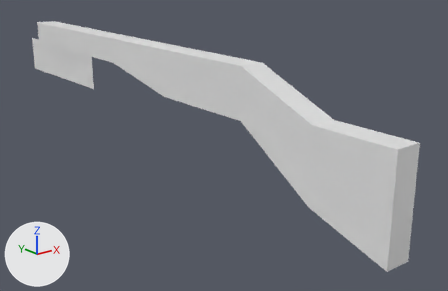
Renders of the FBX model Assets/Prefabs/Main Game/Troops/_Troop Meshes/Accessories/Musket.fbx from each side of a commit.
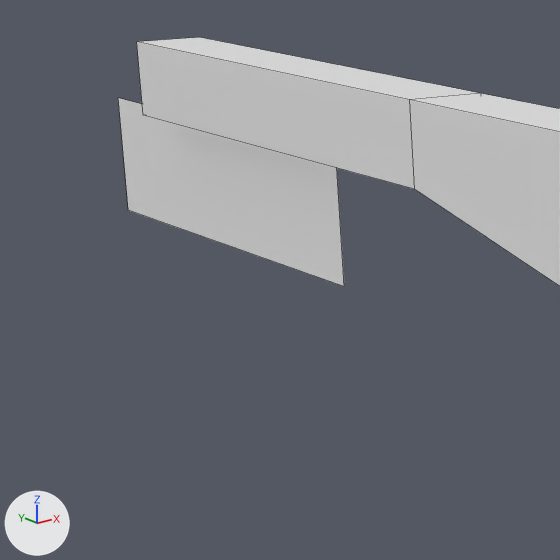
Each version appears first whole from a 50 mm lens placed at (-10.35, -8.3, 4.74), pointed at (1.5, 6.51, -1.19), and next in a close-up on the part from 0% to 34% of the width and 4% to 56% of the height. The lights are fixed; the arrows at lower left show +X, +Y and +Z. The last two pictures show the newer version. The close-ups show mesh edges as thin lines. Vertices at exactly the same position are counted once.
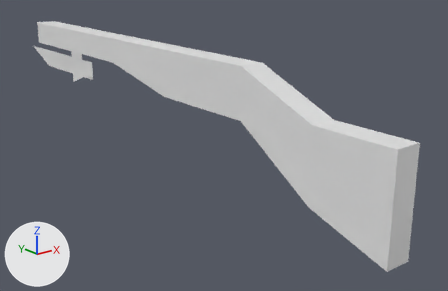
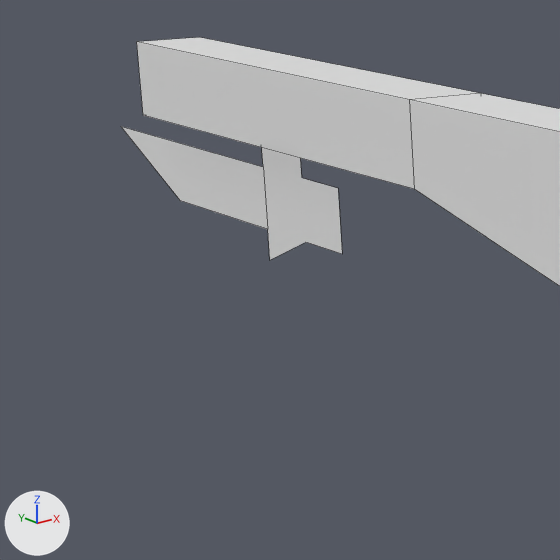
Boxes (x1, y1, x2, y2) around the edits, measured in the close-ups (560 x 560 px):
'Cube', reshaped: before (118, 37, 560, 286); after (121, 37, 560, 286)
part 1 of me_cube, cut back: before (118, 98, 344, 286); after (121, 126, 342, 260)

Patch to the scene script:
```diff
--- a/Assets/Prefabs/Main Game/Troops/_Troop Meshes/Accessories/Musket.fbx.py
+++ b/Assets/Prefabs/Main Game/Troops/_Troop Meshes/Accessories/Musket.fbx.py
@@ me_cube @@
 # used by ob_cube; location = (0.0, 0.0, 0.0)
 # verts and faces of me_cube; kept vertices keep their numbers, new ones are numbered from 28
 # before: 24 (0.0, 12.3, -0.1) at pixel (344, 286), 25 (0.0, 17.8, -0.1) at pixel (128, 210), 26 (0.0, 12.3, 1.2), 27 (0.0, 17.8, 1.2) at pixel (118, 97)
-me_cube.from_pydata(...)  # 28 vertices, 23 faces; spans x -0.4..0.4, y -1.3..17.8, z -1.7..2.0
+me_cube.from_pydata(...)  # 35 vertices, 24 faces; spans x -0.4..0.4, y -1.3..17.8, z -1.7..2.0
+# me_cube part 1
+delete_vertices([24, 25, 26])  # with the faces that use them
+verts[27] = (0.0, 13.1, 0.9)  # moved, pixel (301, 177)
+verts[28] = (0.0, 17.8, 0.9)  # pixel (120, 126)
+verts[29] = (0.0, 12.3, 0.9)  # pixel (338, 188)
+verts[30] = (0.0, 13.1, 1.2)
+verts[31] = (0.0, 14.0, 0.9)  # pixel (263, 166)
+verts[32] = (0.0, 14.0, 1.2)
+verts[33] = (0.0, 12.3, 0.2)  # pixel (342, 254)
+verts[34] = (0.0, 14.0, -0.1)  # pixel (269, 260)
+verts[35] = (0.0, 14.0, 0.2)  # pixel (267, 229)
+verts[36] = (0.0, 13.1, 0.2)  # pixel (305, 242)
+verts[37] = (0.0, 16.2, 0.2)  # pixel (180, 200)
+faces += [(27, 29, 33, 36, 34, 35, 31, 32, 30), (28, 31, 35, 37)]
 me_cube.materials.append(mat_material)
```
